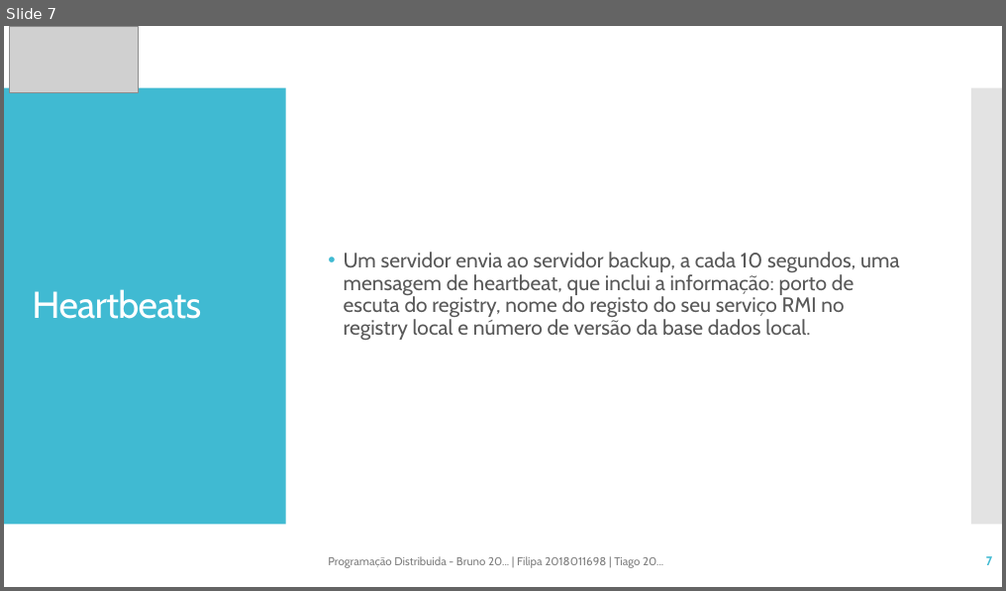
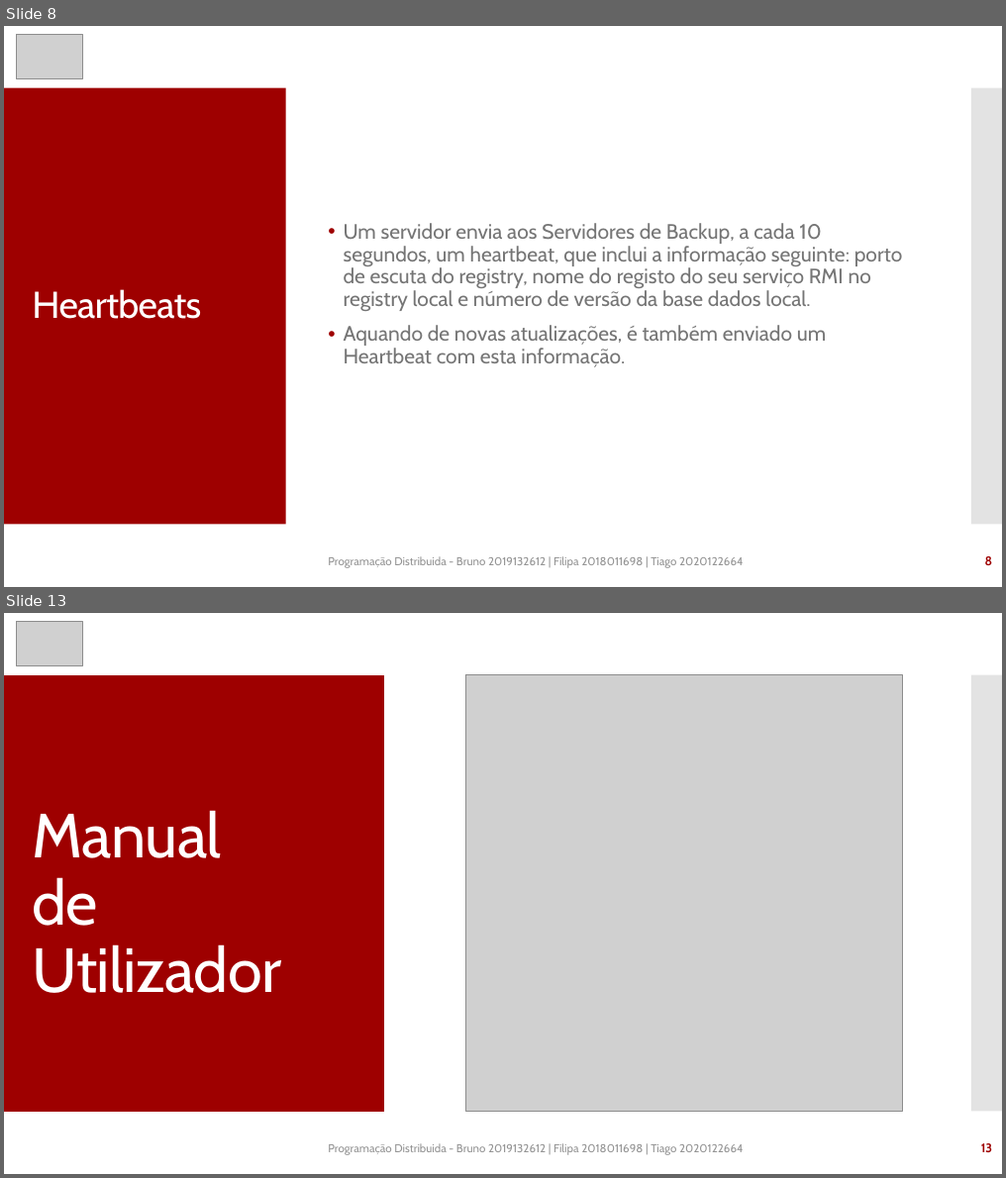
Before and after one commit to tfig-dev/eventsManager_PD, a slide deck: Trabalho_Pratico_Meta_1.pptx. Shown one above the other, each under a label of ours: slide 7 before the commit, slides 8 and 13 after it; the slides between them are not shown. The pictures are 1006x591 and 1006x1178 pixels, drawn with LibreOffice and Linux fonts; fonts in the diff are those of the drawing; grey boxes stand for pictures. Boxes give left, top, right and bottom in pixels: in the first picture for what was removed or moved away, otherwise in the second. Text is boxed around its words. In the diff, an @@ line names an element or a change of style, - is before the commit and + after.

```diff
--- a/Trabalho_Pratico_Meta_1.pptx
+++ b/Trabalho_Pratico_Meta_1.pptx
@@ slide 13 added at box(4, 613, 1002, 1174), background #FFFFFF; not listed: 2 template elements that a slide beside it also shows @@
@@ rectangle added at box(4, 613, 1002, 1174), fill #FFFFFF @@
@@ picture added at box(16, 621, 82, 665) @@
@@ rectangle added at box(4, 675, 752, 1112), fill #9E0000 @@
@@ rectangle added at box(4, 675, 384, 1112), fill #9E0000 @@
@@ picture added at box(466, 675, 902, 1112) @@
@@ rectangle added at box(763, 675, 1002, 1112), fill #C8C8C8 at 50% opacity @@
@@ rectangle added at box(971, 675, 1002, 1112), fill #C8C8C8 at 50% opacity @@
@@ title added at box(32, 810, 281, 993), 60 pt, text #FFFFFF @@
+Manual de Utilizador
@@ text added at box(328, 1144, 744, 1156), 11 pt, text #949494 @@
+Programação Distribuida - Bruno 2019132612 | Filipa 2018011698 | Tiago 2020122664
@@ page number added at box(981, 1144, 992, 1153), 12 pt, text #9E0000, bold @@
+13
@@ what was slide 7 is now slide 8 @@
@@ slide 8 changed as well @@
@@ picture removed at box(10, 26, 139, 93) @@
@@ picture added at box(16, 34, 82, 78) @@
@@ rectangle at box(4, 88, 286, 525): fill #40BAD2 to #9E0000 @@
@@ text at box(344, 223, 903, 368): text changed; text colour #595959 to #757575 @@
-• Um servidor envia ao servidor backup, a cada 10 segundos, uma mensagem de heartbeat, que inclui a informação: porto de escuta do registry, nome do registo do seu serviço RMI no registry local e número de versão da base dados local.
+• Um servidor envia aos Servidores de Backup, a cada 10 segundos, um heartbeat, que inclui a informação seguinte: porto de escuta do registry, nome do registo do seu serviço RMI no registry local e número de versão da base dados local.
+• Aquando de novas atualizações, é também enviado um Heartbeat com esta informação.
@@ text at box(328, 557, 744, 569): text changed; text colour #808080 to #949494 @@
-Programação Distribuida - Bruno 20... | Filipa 2018011698 | Tiago 20...
+Programação Distribuida - Bruno 2019132612 | Filipa 2018011698 | Tiago 2020122664
@@ page number at box(985, 557, 993, 566): text changed; text colour #40BAD2 to #9E0000 @@
-7
+8
```
Also in this commit, not shown: 8 other slides changed, 12 other slides added, 1 other file.
